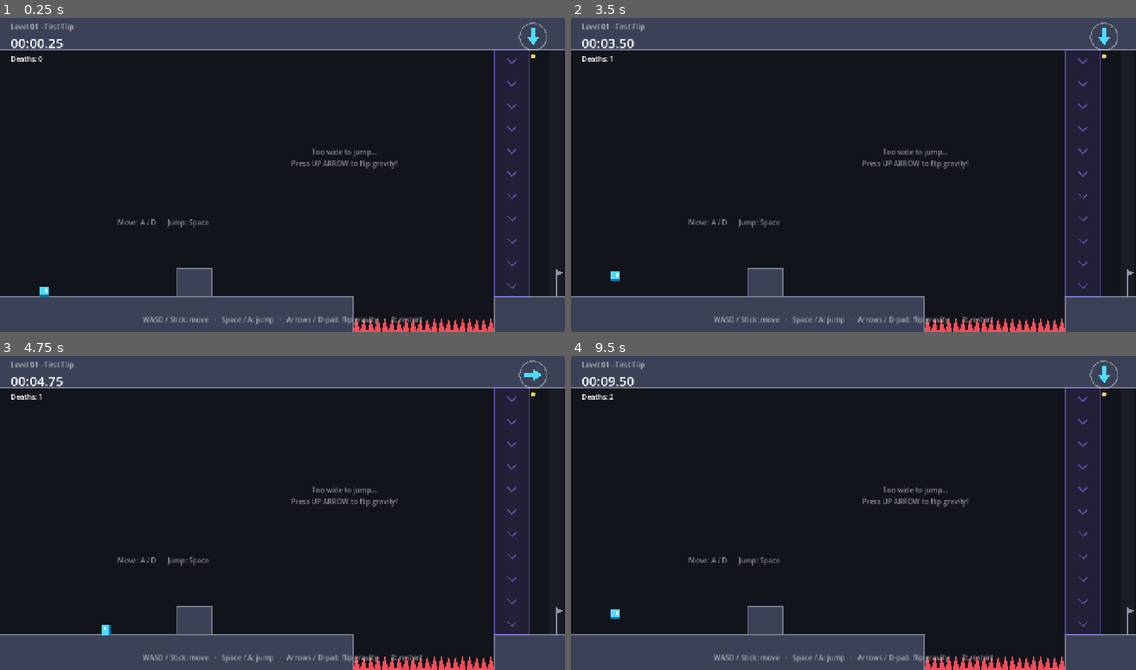
Above: before the commit, frames 1-4 (two rows, left to right).
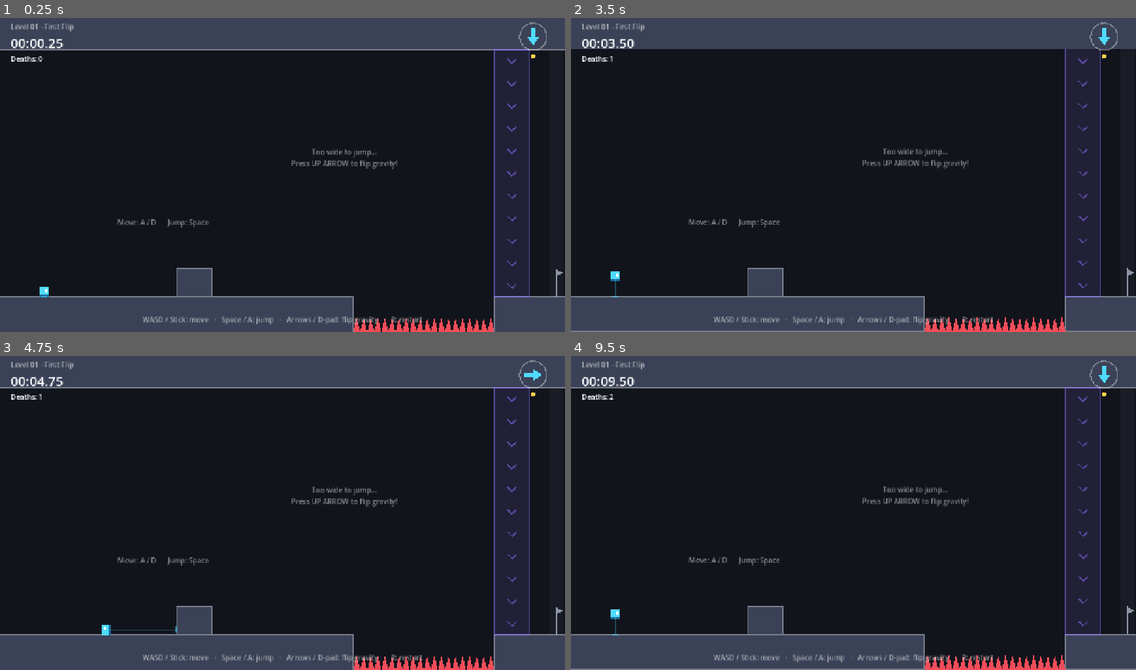
Above: after the commit, the same moments.

Repository: gorelikspb/antigravityjump
Game: Godot game, scene res://src/levels/level_01.tscn
Two runs of this game, one before a commit and one after it. Both use one fixed random seed, a clock stepped at 60 frames per second and the inputs below.
Inputs (mouse positions are in pixels of both pictures, inside the frame that each line leads up to):
- Up to frame 1 (0.25 s): no input
- Up to frame 2 (3.5 s): tap Enter (confirm) at 0.5, 1.35 s; move the mouse to (825, 237) at 0.52 s; hold Right (gravity_right) 0.53-2.03 s; tap Space (jump) at 0.6, 0.77, 1.07, 1.52, 1.55, 1.82, 2.3, 3.02, 3.05, 3.32 s; click (825, 237) at 0.67 s; move the mouse to (1023, 222) at 1.27 s; move the mouse to (684, 124) at 2.02 s; hold Left (gravity_left) from 2.03 s (still down); tap K at 2.1 s; move the mouse to (881, 171) at 2.77 s; tap Keypad Enter at 2.85 s; click (881, 171) at 2.92 s
- Up to frame 3 (4.75 s): move the mouse to (197, 431) at 3.52 s; tap Space (jump) at 3.6, 3.77, 4.07, 4.52, 4.55 s; move the mouse to (406, 494) at 4.27 s; release Left (gravity_left) at 4.28 s; hold Right (gravity_right) from 4.28 s (still down); tap Enter (confirm) at 4.35 s
- Up to frame 4 (9.5 s): tap Space (jump) at 4.82, 5.3, 6.02, 6.05, 6.32, 6.6, 6.77, 7.07, 7.52, 7.55, 7.82, 8.3, 9.02, 9.05, 9.32 s; move the mouse to (740, 525) at 5.02 s; tap K at 5.1, 8.1 s; click (740, 525) at 5.17 s; move the mouse to (910, 440) at 5.77 s; tap Keypad Enter at 5.85, 8.85 s; move the mouse to (825, 575) at 6.52 s; move the mouse to (1023, 560) at 7.27 s; tap Enter (confirm) at 7.35 s; click (1023, 560) at 7.42 s; move the mouse to (684, 462) at 8.02 s; release Right (gravity_right) at 8.03 s; hold Left (gravity_left) from 8.03 s (still down); move the mouse to (881, 509) at 8.77 s

The runs differ from the first frame. In frame 1, less than 0.1% of the frame differs, in the area x 7-9%, y 88-89%; in frame 2, 1.0%, in the area x 0-100%, y 9-100%; in frame 3, less than 0.1%; in frame 4, 0.5%.

Commit message:
feat(sprint-2): add procedural audio synthesis, ghost ray and juice

Diff:
--- a/project.godot
+++ b/project.godot
@@ -13,6 +13,7 @@
 [autoload]
 
 InputBootstrap="*res://src/core/input_bootstrap.gd"
+SoundManager="*res://src/core/sound_manager.gd"
 
 [display]
 
--- /dev/null
+++ b/src/core/audio_synthesizer.gd
@@ -0,0 +1,120 @@
+class_name AudioSynthesizer
+extends RefCounted
+## Procedural SFX generator for 8-bit / retro indie feel without external sound assets.
+## Produces AudioStreamWAV directly in memory for crisp low-latency playback.
+
+enum Sound {
+	FLIP,
+	DENY,
+	JUMP,
+	LAND,
+	DEATH,
+	CHECKPOINT,
+	GOAL
+}
+
+static func create_stream(sound_type: Sound) -> AudioStreamWAV:
+	var sample_rate: int = 22050
+	var samples: PackedByteArray = PackedByteArray()
+
+	match sound_type:
+		Sound.FLIP:
+			# Ascending pitch chirp / laser flip (0.09s)
+			var duration := 0.09
+			var total_samples := int(sample_rate * duration)
+			samples.resize(total_samples)
+			for i in total_samples:
+				var t := float(i) / sample_rate
+				var progress := float(i) / total_samples
+				var freq := lerpf(320.0, 780.0, progress)
+				var env := 1.0 - progress
+				var val := sin(TAU * freq * t) * env
+				samples[i] = clampi(int(val * 110.0 + 128.0), 0, 255)
+
+		Sound.DENY:
+			# Low double buzzy tone for denied flip (0.12s)
+			var duration := 0.12
+			var total_samples := int(sample_rate * duration)
+			samples.resize(total_samples)
+			for i in total_samples:
+				var t := float(i) / sample_rate
+				var progress := float(i) / total_samples
+				var freq := 110.0
+				var env := (1.0 - progress) * (1.0 if fmod(t, 0.06) < 0.035 else 0.1)
+				# square-ish wave
+				var val := (1.0 if sin(TAU * freq * t) > 0.0 else -1.0) * env
+				samples[i] = clampi(int(val * 90.0 + 128.0), 0, 255)
+
+		Sound.JUMP:
+			# Quick retro upward blip (0.08s)
+			var duration := 0.08
+			var total_samples := int(sample_rate * duration)
+			samples.resize(total_samples)
+			for i in total_samples:
+				var t := float(i) / sample_rate
+				var progress := float(i) / total_samples
+				var freq := lerpf(220.0, 520.0, progress * progress)
+				var env := 1.0 - progress
+				var val := (1.0 if sin(TAU * freq * t) > 0.0 else -1.0) * 0.7 * env
+				samples[i] = clampi(int(val * 90.0 + 128.0), 0, 255)
+
+		Sound.LAND:
+			# Soft low impact thud (0.06s)
+			var duration := 0.06
+			var total_samples := int(sample_rate * duration)
+			samples.resize(total_samples)
+			for i in total_samples:
+				var t := float(i) / sample_rate
+				var progress := float(i) / total_samples
+				var freq := lerpf(120.0, 50.0, progress)
+				var env := (1.0 - progress) * (1.0 - progress)
+				var val := sin(TAU * freq * t) * env
+				samples[i] = clampi(int(val * 100.0 + 128.0), 0, 255)
+
+		Sound.DEATH:
+			# Noise burst + downward slide (0.28s)
+			var duration := 0.28
+			var total_samples := int(sample_rate * duration)
+			samples.resize(total_samples)
+			for i in total_samples:
+				var t := float(i) / sample_rate
+				var progress := float(i) / total_samples
+				var freq := lerpf(400.0, 70.0, progress)
+				var noise := randf_range(-0.5, 0.5)
+				var env := (1.0 - progress) * (1.0 - progress)
+				var tone := sin(TAU * freq * t) * 0.6
+				var val := (tone + noise * 0.4) * env
+				samples[i] = clampi(int(val * 115.0 + 128.0), 0, 255)
+
+		Sound.CHECKPOINT:
+			# Cheerful 2-tone chime (0.16s)
+			var duration := 0.16
+			var total_samples := int(sample_rate * duration)
+			samples.resize(total_samples)
+			for i in total_samples:
+				var t := float(i) / sample_rate
+				var freq := 587.33 if t < 0.08 else 880.0 # D5 -> A5
+				var env := 1.0 - fmod(t, 0.08) / 0.08
+				var val := sin(TAU * freq * t) * env * 0.8
+				samples[i] = clampi(int(val * 100.0 + 128.0), 0, 255)
+
+		Sound.GOAL:
+			# Victorious 3-tone arpeggio (0.32s)
+			var duration := 0.32
+			var total_samples := int(sample_rate * duration)
+			samples.resize(total_samples)
+			var notes: Array[float] = [523.25, 659.25, 1046.5]
+			for i in total_samples:
+				var t := float(i) / sample_rate
+				var note_idx := clampi(int(t / 0.1), 0, 2)
+				var freq: float = notes[note_idx] # C5, E5, C6
+				var env := 1.0 - (fmod(t, 0.1) / 0.1) * 0.7
+				var val := (sin(TAU * freq * t) + 0.3 * sin(TAU * freq * 2.0 * t)) * env * 0.65
+				samples[i] = clampi(int(val * 110.0 + 128.0), 0, 255)
+
+	var stream := AudioStreamWAV.new()
+	stream.format = AudioStreamWAV.FORMAT_8_BITS
+	stream.mix_rate = sample_rate
+	stream.stereo = false
+	stream.data = samples
+	return stream
--- /dev/null
+++ b/src/core/sound_manager.gd
@@ -0,0 +1,37 @@
+extends Node
+## Central sound manager. Pre-generates procedural retro SFX buffers in memory.
+## Registered as Autoload so any system can trigger audio without scene dependencies.
+
+var _streams: Dictionary = {}
+var _players: Array[AudioStreamPlayer] = []
+const POOL_SIZE: int = 6
+
+
+func _ready() -> void:
+	# Pre-build sound cache
+	for s in AudioSynthesizer.Sound.values():
+		_streams[s] = AudioSynthesizer.create_stream(s)
+
+	# Pool of players to handle overlapping sounds
+	for i in POOL_SIZE:
+		var p := AudioStreamPlayer.new()
+		add_child(p)
+		_players.append(p)
+
+
+func play(sound: AudioSynthesizer.Sound, pitch_scale: float = 1.0) -> void:
+	if not _streams.has(sound):
+		return
+	var stream: AudioStreamWAV = _streams[sound]
+
+	for p in _players:
+		if not p.playing:
+			p.stream = stream
+			p.pitch_scale = pitch_scale
+			p.play()
+			return
+
+	# If all busy, steal the first one
+	_players[0].stream = stream
+	_players[0].pitch_scale = pitch_scale
+	_players[0].play()
--- a/src/gameplay/level/level.gd
+++ b/src/gameplay/level/level.gd
@@ -108,6 +108,8 @@
 func _on_checkpoint_activated(respawn_position: Vector2) -> void:
 	_respawn_position = respawn_position
 	_respawn_gravity = _player.gravity_dir
+	if has_node("/root/SoundManager"):
+		get_node("/root/SoundManager").play(AudioSynthesizer.Sound.CHECKPOINT)
 	checkpoint_reached.emit()
 
 
@@ -117,4 +119,6 @@
 	_completed = true
 	_running = false
 	_player.freeze(true)
+	if has_node("/root/SoundManager"):
+		get_node("/root/SoundManager").play(AudioSynthesizer.Sound.GOAL)
 	level_completed.emit(_elapsed, _deaths)
--- a/src/gameplay/player/player.gd
+++ b/src/gameplay/player/player.gd
@@ -26,9 +26,16 @@
 var _dead: bool = false
 var _frozen: bool = false
 
+# Juice variables (Sprint 2)
+var _squash: Vector2 = Vector2.ONE
+var _screen_shake_trauma: float = 0.0
+
 @onready var _visual: Node2D = $Visual
 @onready var _camera: Camera2D = $Camera2D
 @onready var _death_burst: CPUParticles2D = $DeathBurst
+@onready var _ghost_ray: RayCast2D = $GhostRay
+@onready var _ghost_line: Line2D = $GhostLine
+@onready var _ghost_marker: Polygon2D = $GhostMarker
 
 
 func _ready() -> void:
@@ -58,6 +65,9 @@
 		_jump_buffer_timer = 0.0
 		_coyote_timer = 0.0
 		_is_jumping = true
+		_squash = Vector2(1.0 - config.squash_stretch_intensity, 1.0 + config.squash_stretch_intensity)
+		if has_node("/root/SoundManager"):
+			get_node("/root/SoundManager").play(AudioSynthesizer.Sound.JUMP)
 	# Variable jump height.
 	if _is_jumping and v_n < 0.0 and Input.is_action_just_released(&"jump"):
 		v_n *= config.jump_cut_multiplier
@@ -69,8 +79,16 @@
 	_handle_flip_input()
 
 	move_and_slide()
+
+	if not _was_on_floor and is_on_floor():
+		_squash = Vector2(1.0 + config.squash_stretch_intensity, 1.0 - config.squash_stretch_intensity)
+		if has_node("/root/SoundManager"):
+			get_node("/root/SoundManager").play(AudioSynthesizer.Sound.LAND)
+
 	_was_on_floor = on_floor
 	_update_visual(delta)
+	_update_ghost_ray()
+	_update_shake(delta)
 
 
 # --- Public API (used by Level, GravityZone, Spikes) -------------------------
@@ -90,6 +108,8 @@
 	elif not _can_flip_for_free():
 		if _air_charges <= 0:
 			flip_denied.emit()
+			if has_node("/root/SoundManager"):
+				get_node("/root/SoundManager").play(AudioSynthesizer.Sound.DENY)
 			return false
 		_air_charges -= 1
 		air_charges_changed.emit(_air_charges, config.air_flip_charges)
@@ -97,6 +117,10 @@
 	_coyote_timer = 0.0
 	_is_jumping = false
 	_apply_gravity_dir(dir)
+
+	if has_node("/root/SoundManager"):
+		get_node("/root/SoundManager").play(AudioSynthesizer.Sound.FLIP)
+	_spawn_trail()
 
 	# Rule 7: keep world velocity, but cap speed directed against the new gravity.
 	var split := GravityMath.split_velocity(velocity, gravity_dir)
@@ -160,8 +184,13 @@
 	_dead = true
 	velocity = Vector2.ZERO
 	_visual.visible = false
+	_ghost_line.visible = false
+	_ghost_marker.visible = false
 	_death_burst.restart()
 	_death_burst.emitting = true
+	_screen_shake_trauma = 0.6
+	if has_node("/root/SoundManager"):
+		get_node("/root/SoundManager").play(AudioSynthesizer.Sound.DEATH)
 	died.emit()
 
 
@@ -219,5 +248,58 @@
 	var target := GravityMath.visual_rotation(gravity_dir)
 	var weight := 1.0 - exp(-config.rotate_visual_speed * delta)
 	_visual.rotation = lerp_angle(_visual.rotation, target, weight)
+
+	# Squash & Stretch recovery
+	_squash = _squash.move_toward(Vector2.ONE, delta * 4.0)
+	_visual.scale = _squash
+
 	if config.camera_follows_gravity:
 		_camera.rotation = _visual.rotation
+
+
+func _update_shake(delta: float) -> void:
+	if _screen_shake_trauma > 0.0:
+		_screen_shake_trauma = maxf(_screen_shake_trauma - delta * 2.0, 0.0)
+		var shake := _screen_shake_trauma * _screen_shake_trauma * 14.0
+		_camera.offset = Vector2(randf_range(-shake, shake), randf_range(-shake, shake))
+	else:
+		_camera.offset = Vector2.ZERO
+
+
+func _update_ghost_ray() -> void:
+	if not config.show_ghost_ray or _dead or _frozen:
+		_ghost_line.visible = false
+		_ghost_marker.visible = false
+		return
+
+	var g_vec := GravityMath.to_vector(gravity_dir)
+	_ghost_ray.target_position = g_vec * 1200.0
+	_ghost_ray.force_raycast_update()
+
+	if _ghost_ray.is_colliding():
+		var hit_pt: Vector2 = _ghost_ray.get_collision_point()
+		var local_hit: Vector2 = to_local(hit_pt)
+		_ghost_line.clear_points()
+		_ghost_line.add_point(Vector2.ZERO)
+		_ghost_line.add_point(local_hit)
+		_ghost_line.visible = true
+		_ghost_marker.position = local_hit
+		_ghost_marker.rotation = GravityMath.visual_rotation(gravity_dir)
+		_ghost_marker.visible = true
+	else:
+		_ghost_line.visible = false
+		_ghost_marker.visible = false
+
+
+func _spawn_trail() -> void:
+	var trail := Polygon2D.new()
+	trail.polygon = PackedVector2Array([-11, -11, 11, -11, 11, 11, -11, 11])
+	trail.color = Color(0.31, 0.86, 1.0, 0.45)
+	trail.global_position = global_position
+	trail.rotation = _visual.rotation
+	get_parent().add_child(trail)
+
+	var tween := trail.create_tween()
+	tween.tween_property(trail, "scale", Vector2.ZERO, 0.22)
+	tween.parallel().tween_property(trail, "modulate:a", 0.0, 0.22)
+	tween.tween_callback(trail.queue_free)
--- a/src/gameplay/player/player.tscn
+++ b/src/gameplay/player/player.tscn
@@ -44,6 +44,18 @@
 scale_amount_max = 5.0
 color = Color(0.31, 0.86, 1, 1)
 
+[node name="GhostRay" type="RayCast2D" parent="."]
+collision_mask = 1
+exclude_parent = true
+
+[node name="GhostLine" type="Line2D" parent="."]
+width = 2.0
+default_color = Color(0.31, 0.86, 1, 0.25)
+
+[node name="GhostMarker" type="Polygon2D" parent="."]
+color = Color(0.31, 0.86, 1, 0.5)
+polygon = PackedVector2Array(-8, -2, 8, -2, 8, 2, -8, 2)
+
 [node name="Camera2D" type="Camera2D" parent="."]
 position_smoothing_enabled = true
 position_smoothing_speed = 8.0
--- a/src/gameplay/player/player_config.gd
+++ b/src/gameplay/player/player_config.gd
@@ -26,6 +26,9 @@
 @export_group("Presentation")
 @export_range(1.0, 60.0, 0.5, "suffix:rad/s") var rotate_visual_speed: float = 18.0
 @export var camera_follows_gravity: bool = false
+@export var show_ghost_ray: bool = true
+@export var squash_stretch_intensity: float = 0.25
+
 
 @export_group("Death")
 @export_range(0.0, 2.0, 0.05, "suffix:s") var respawn_delay: float = 0.35
Not shown, added: src/core/audio_synthesizer.gd.uid
Not shown, added: src/core/sound_manager.gd.uid
